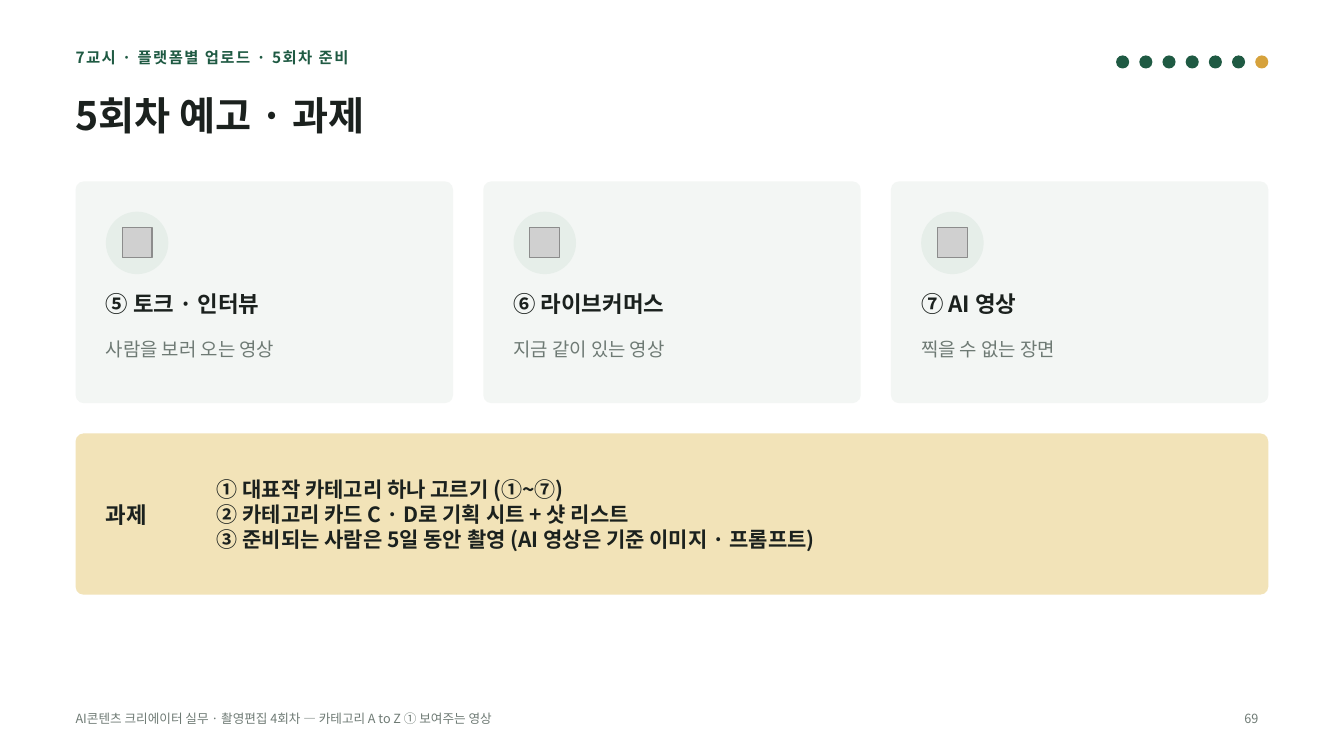
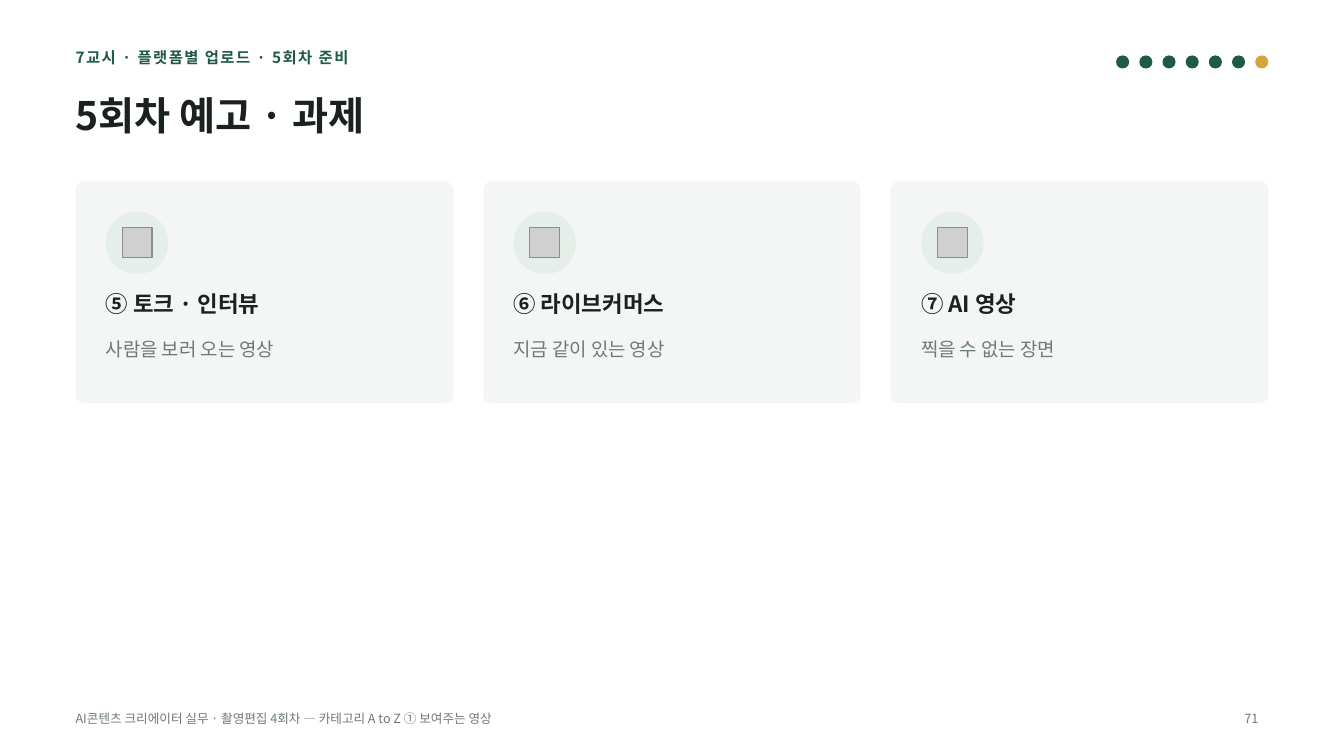
Before and after one commit to yujida/MARUBIT, a slide deck: slide 71 of lectures/04/4회차_카테고리AtoZ_보여주는영상_슬라이드.pptx (slide 69 before the commit). Drawn at 1344x756 pixels with LibreOffice and Linux fonts; fonts in the diff are those of the drawing; grey boxes stand for pictures. Boxes give left, top, right and bottom in pixels: in the first picture for what was removed or moved away, otherwise in the second. Text is boxed around its words. In the diff, an @@ line names an element or a change of style, - is before the commit and + after.

```diff
--- a/lectures/04/4회차_카테고리AtoZ_보여주는영상_슬라이드.pptx
+++ b/lectures/04/4회차_카테고리AtoZ_보여주는영상_슬라이드.pptx
@@ rounded rectangle removed at (x1=76, y1=434, x2=1268, y2=595) @@
@@ text removed at (x1=217, y1=479, x2=815, y2=551) @@
-① 대표작 카테고리 하나 고르기 (①~⑦)
-② 카테고리 카드 C · D로 기획 시트 + 샷 리스트
-③ 준비되는 사람은 5일 동안 촬영 (AI 영상은 기준 이미지 · 프롬프트)
@@ text removed at (x1=106, y1=504, x2=147, y2=525) @@
-과제
@@ page number at (x1=1244, y1=714, x2=1258, y2=723): text changed @@
-69
+71
```
Also in this commit, not shown: 20 other slides changed, 4 slides added, 2 slides removed, 4 other files.
